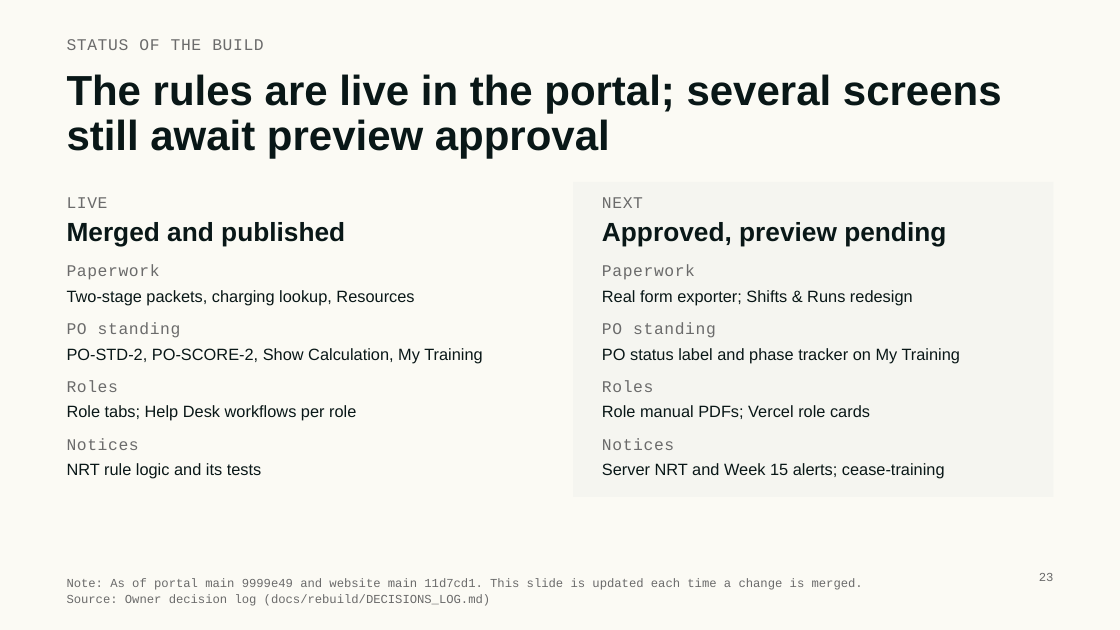
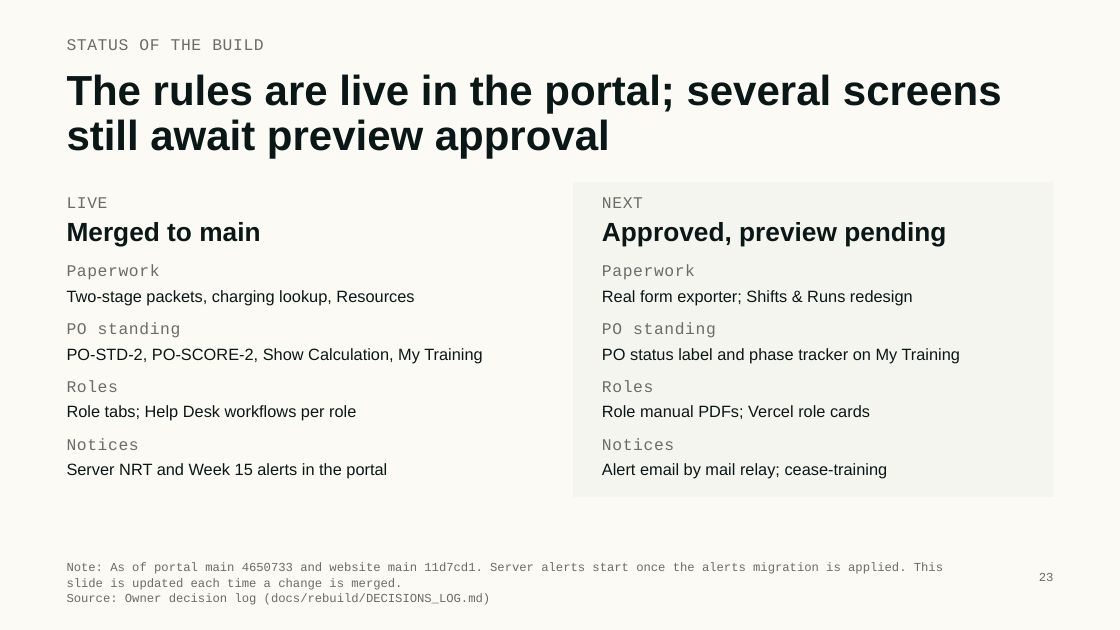
Before and after one commit to fitfo2019-dev/CPD-FTO-PORTAL, a slide deck: slide 23 of docs/training/FTO-Portal-Training-Deck.pptx. Drawn at 1120x630 pixels with LibreOffice and Linux fonts; fonts in the diff are those of the drawing. Boxes give left, top, right and bottom in pixels: in the first picture for what was removed or moved away, otherwise in the second. Text is boxed around its words. In the diff, an @@ line names an element or a change of style, - is before the commit and + after.

Commit message:
Alert email test sender and training deck update
ALERT_EMAIL_MODE=test renders queued alert notices into the server log
without sending; notices stay queued for the department mail relay.
Training deck build status updated for the server alerts merge.

```diff
--- a/docs/training/FTO-Portal-Training-Deck.pptx
+++ b/docs/training/FTO-Portal-Training-Deck.pptx
@@ text at box(67, 222, 260, 247): text changed @@
-Merged and published
+Merged to main
@@ text at box(67, 463, 387, 479): text changed @@
-NRT rule logic and its tests
+Server NRT and Week 15 alerts in the portal
@@ text at box(602, 463, 888, 479): text changed @@
-Server NRT and Week 15 alerts; cease-training
+Alert email by mail relay; cease-training
@@ text "Note: As of portal main ...": place and size @@
-text "Note: As of portal main ..." at box(67, 578, 863, 606)
+text "Note: As of portal main ..." at box(67, 562, 943, 605)
@@ text at box(67, 562, 943, 590): text changed @@
-Note: As of portal main 9999e49 and website main 11d7cd1. This slide is updated each time a change is merged.
+Note: As of portal main 4650733 and website main 11d7cd1. Server alerts start once the alerts migration is applied. This slide is updated each time a change is merged.
```
Also in this commit, not shown: 1 other slide changed, 5 other files.
